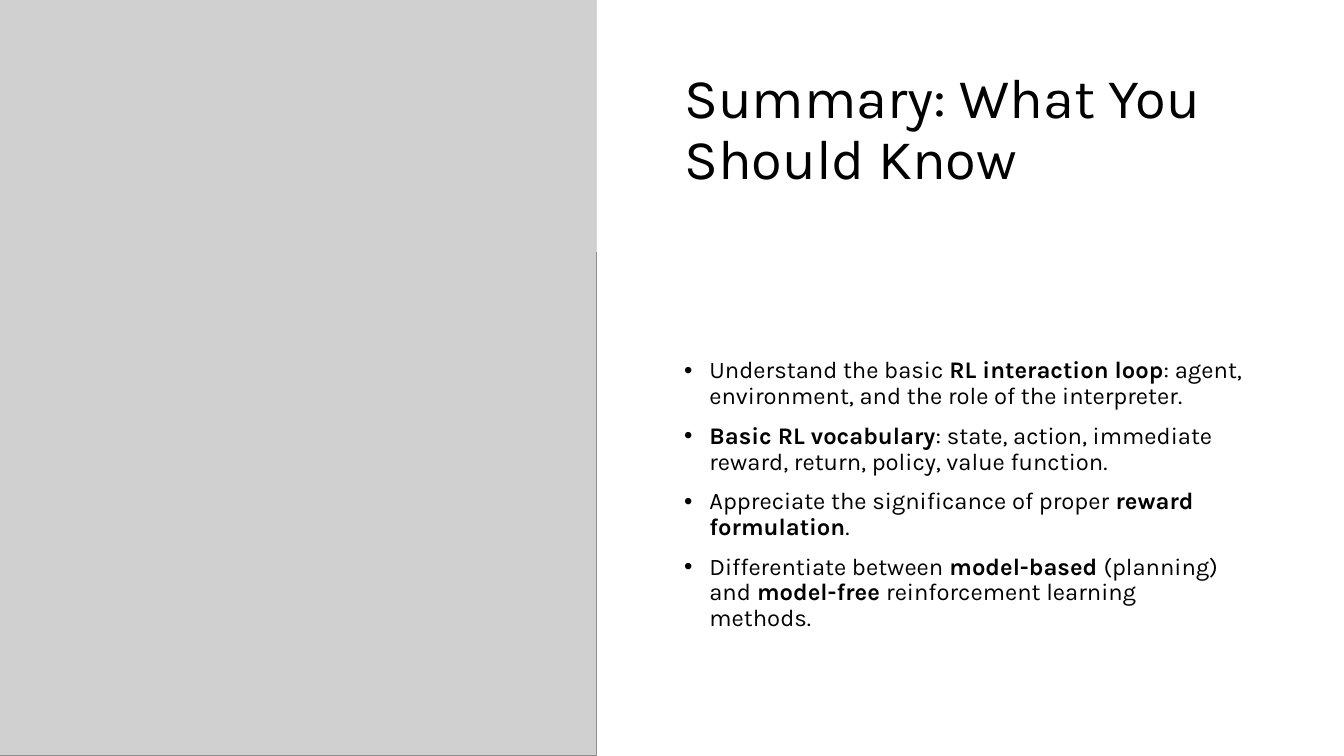
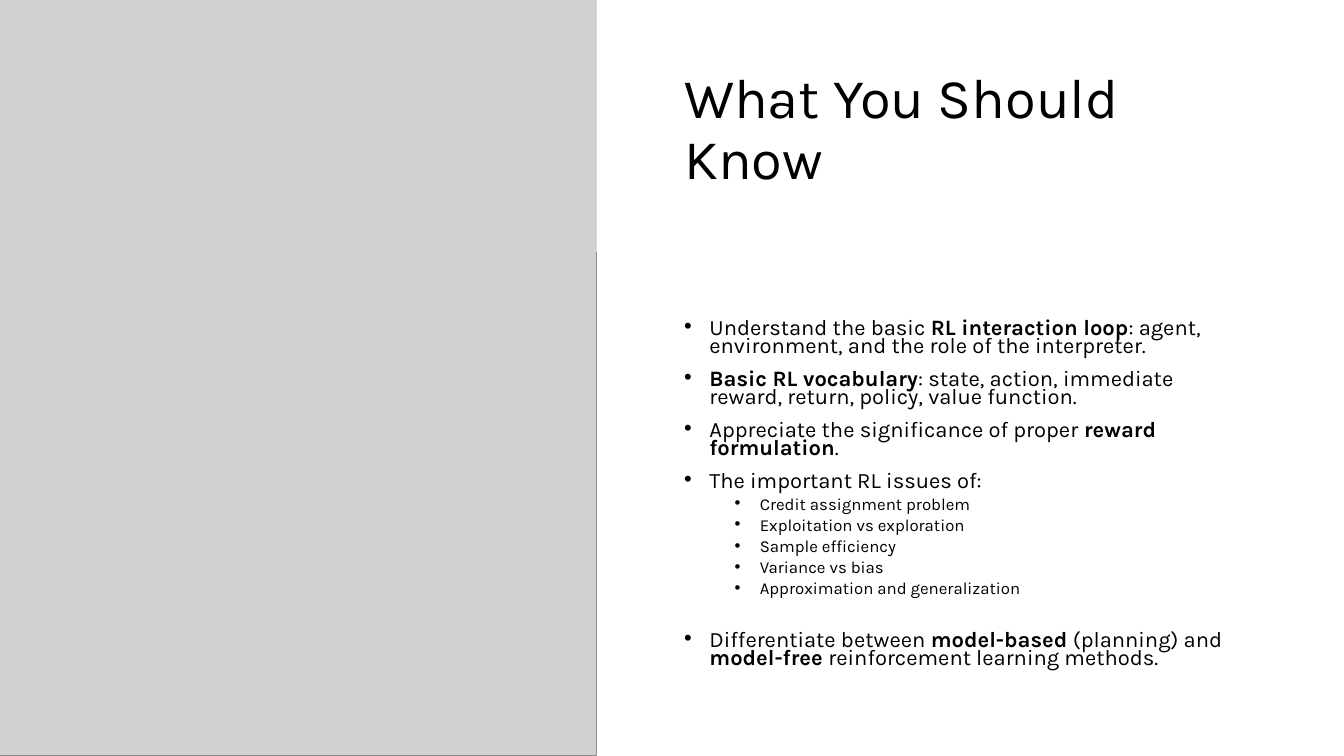
Before and after one commit to mhahsler/Introduction_to_Reinforcement_Learning, a slide deck: slide 39 of slides/Lecture_Chapter01.pptx (slide 35 before the commit). Drawn at 1344x756 pixels with LibreOffice and Linux fonts; fonts in the diff are those of the drawing; grey boxes stand for pictures. Boxes give left, top, right and bottom in pixels: in the first picture for what was removed or moved away, otherwise in the second. Text is boxed around its words. In the diff, an @@ line names an element or a change of style, - is before the commit and + after.

```diff
--- a/slides/Lecture_Chapter01.pptx
+++ b/slides/Lecture_Chapter01.pptx
@@ title at (x1=684, y1=79, x2=1119, y2=180): text changed @@
-Summary: What You Should Know
+What You Should Know
@@ text at (x1=709, y1=319, x2=1222, y2=671): size 17 to 15.7 pt in "Understand the basic RL interaction loop: agent, ...", "Basic RL vocabulary: state, action, immediate reward, ...", "Appreciate the significance of proper reward formulation.", "Differentiate between model-based (planning) and model-free  ..."; line spacing 0.9 to 0.7 @@
@@ text at (x1=709, y1=473, x2=1021, y2=598): paragraphs added @@
+• The important RL issues of:
+  • Credit assignment problem
+  • Exploitation vs exploration
+  • Sample efficiency
+  • Variance vs bias
+  • Approximation and generalization
```
Also in this commit, not shown: 14 other slides changed, 8 slides added, 4 slides removed, 21 other files.
